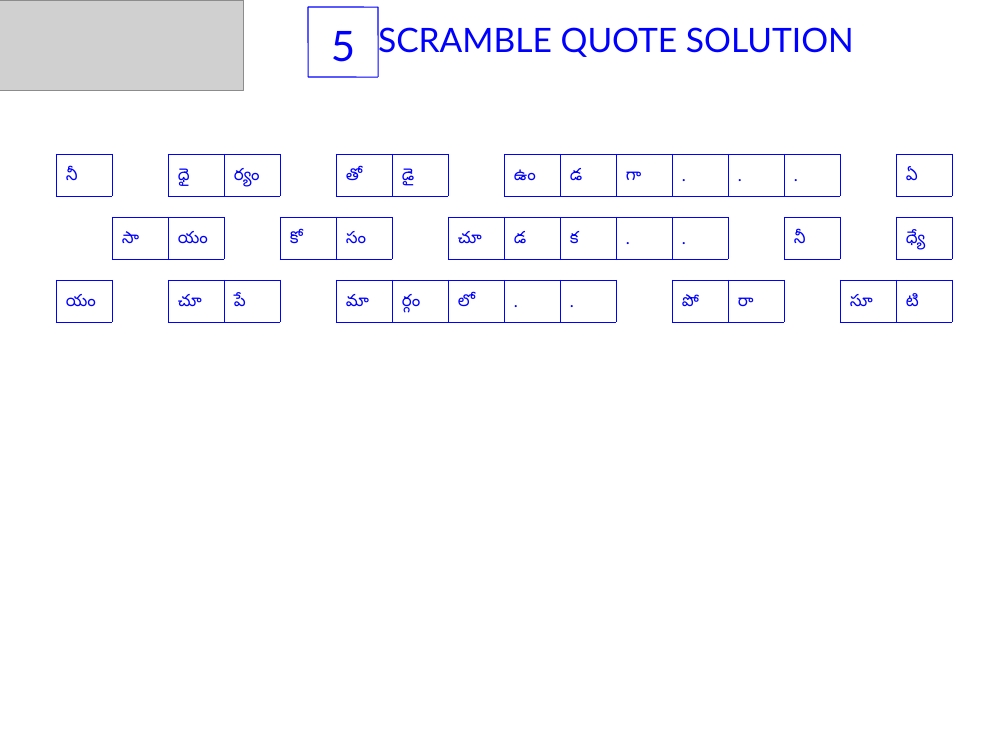
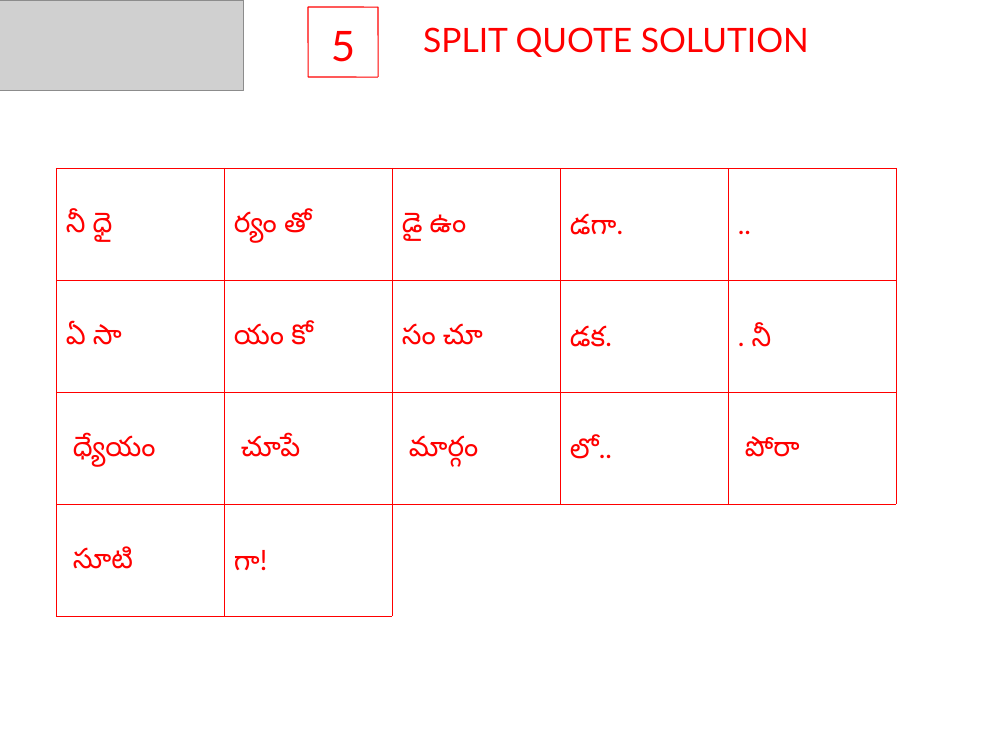
Before and after one commit to sjasthi/auto_quotes_java, a slide deck: slide 10 of Puzzles.ppt. Drawn at 1008x756 pixels with LibreOffice and Linux fonts; fonts in the diff are those of the drawing; grey boxes stand for pictures. Boxes give left, top, right and bottom in pixels: in the first picture for what was removed or moved away, otherwise in the second. Text is boxed around its words. In the diff, an @@ line names an element or a change of style, - is before the commit and + after.

Commit message:
3/30
Update to SplitQuote. Now using chunk size method.

```diff
--- a/Puzzles.ppt
+++ b/Puzzles.ppt
@@ text "5" at (x1=331, y1=31, x2=355, y2=62): text colour #0000FF to #FF0000 @@
@@ line (308, 7) - (378, 7): stroke #0000FF 0.74 pt to #FF0000 0.74 pt @@
@@ line (308, 7) - (308, 77): stroke #0000FF 0.74 pt to #FF0000 0.74 pt @@
@@ line (378, 7) - (378, 77): stroke #0000FF 0.74 pt to #FF0000 0.74 pt @@
@@ text at (x1=423, y1=27, x2=809, y2=57): text changed; text colour #0000FF to #FF0000 @@
-SCRAMBLE QUOTE SOLUTION
+SPLIT QUOTE SOLUTION
@@ line (308, 77) - (378, 77): stroke #0000FF 0.74 pt to #FF0000 0.74 pt @@
@@ table at (x1=56, y1=168, x2=898, y2=616) @@
-యం |  | చూ | పే |  | మా | ర్గం | లో | . | . |  | పో | రా |  | సూ | టి
+నీ ధై | ర్యం తో | డై ఉం | డగా. | ..
+ఏ సా | యం కో | సం చూ | డక. | . నీ
+ధ్యేయం | చూపే | మార్గం | లో.. | పోరా
+సూటి | గా! |  |  | 
@@ table resized from (x1=56, y1=280, x2=960, y2=323) to (x1=56, y1=168, x2=898, y2=616) @@
@@ table removed at (x1=56, y1=154, x2=960, y2=311), 1 rows, 16 columns @@
-నీ |  | ధై | ర్యం |  | తో | డై |  | ఉం | డ | గా | . | . | . |  | ఏ
@@ table removed at (x1=56, y1=217, x2=960, y2=311), 1 rows, 16 columns @@
- | సా | యం |  | కో | సం |  | చూ | డ | క | . | . |  | నీ |  | ధ్యే
```
Also in this commit, not shown: 9 other slides changed, 7 other files.
